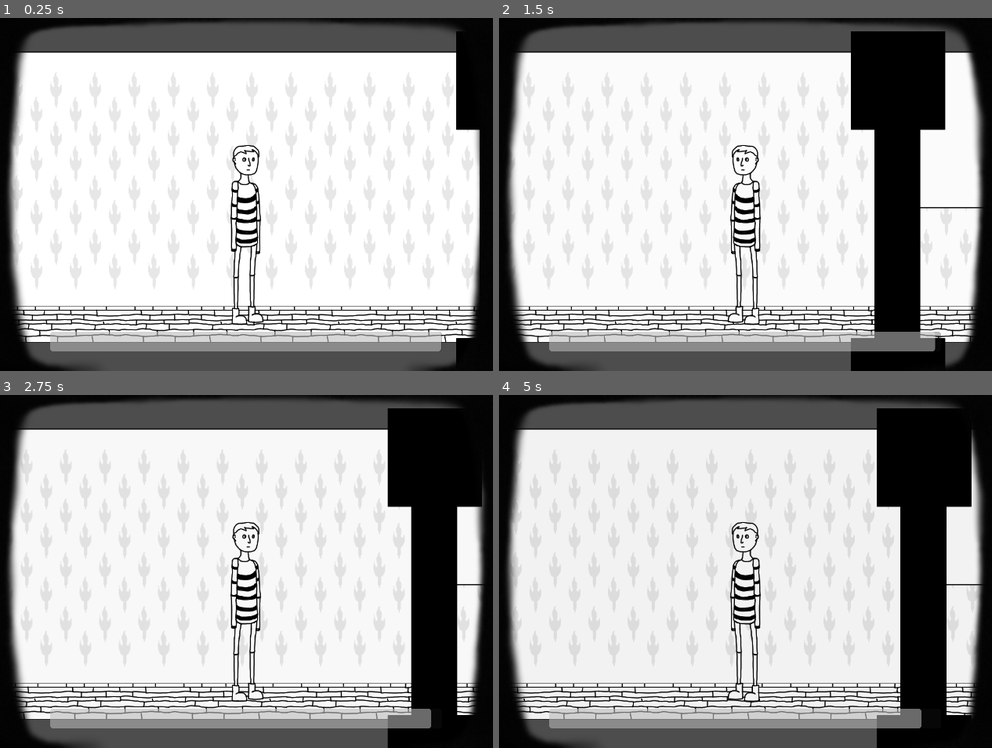
Above: before the commit, frames 1-4 (two rows, left to right).
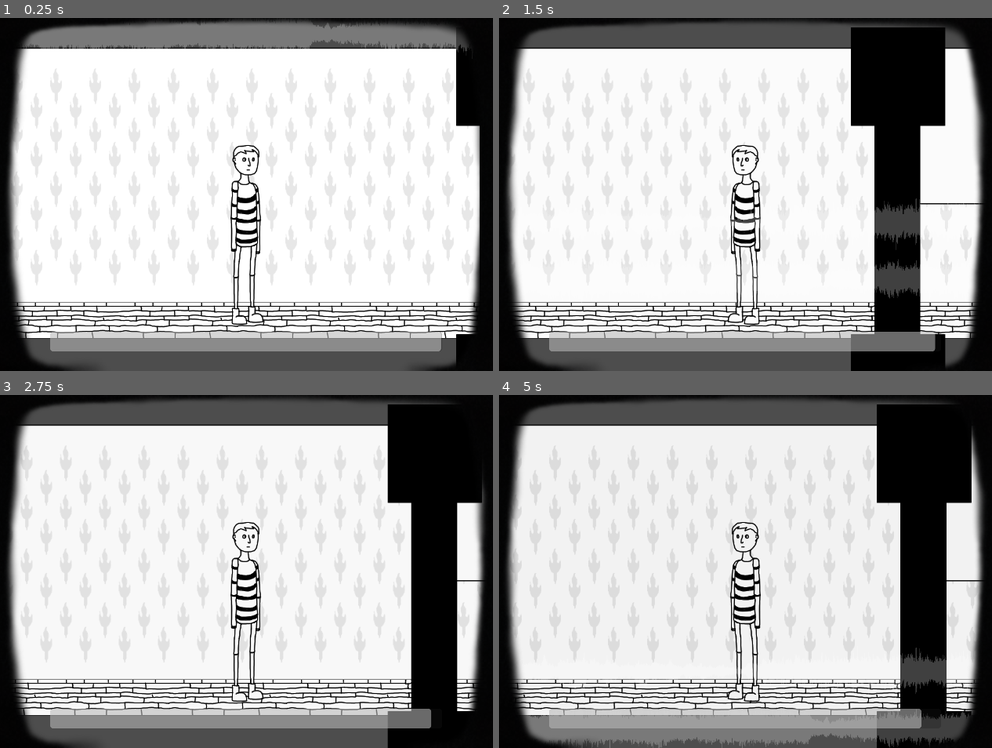
Above: after the commit, the same moments.

Repository: badzianga/booger-aids
Game: Godot game, scene res://scenes/house/house.tscn
Same seed, same stepped clock (60 frames per second), same inputs: the game is played once before the commit and once after it. The engine's default icon, where the game draws it, is replaced by a stand-in: a white triangle on a blue panel in a dark square.
Inputs (mouse positions are in pixels of both pictures, inside the frame that each line leads up to):
- Up to frame 1 (0.25 s): no input
- Up to frame 2 (1.5 s): tap Enter (ui_accept) at 0.5, 0.77 s; move the mouse to (883, 176) at 0.52 s; press the mouse at (883, 176) at 0.53 s; move the mouse to (617, 212) at 1.27 s; release the mouse at (617, 212) at 1.28 s; click (617, 212) at 1.35 s
- Up to frame 3 (2.75 s): tap Enter (ui_accept) at 1.52 s; move the mouse to (310, 493) at 2.02 s; press the mouse at (310, 493) at 2.03 s
- Up to frame 4 (5 s): tap Enter (ui_accept) at 2.75, 3.02, 3.77, 4.52 s; move the mouse to (715, 642) at 2.77 s; release the mouse at (715, 642) at 2.78 s; click (715, 642) at 2.85 s; move the mouse to (932, 624) at 3.52 s; press the mouse at (932, 624) at 3.53 s; move the mouse to (558, 518) at 4.27 s; release the mouse at (558, 518) at 4.28 s; click (558, 518) at 4.35 s

The runs differ from the first frame. In frame 1, 12% of the frame differs, in the area x 3-98%, y 1-92%; in frame 2, 7.9%; in frame 3, 6.1%; in frame 4, 11%.

Commit message:
Extra noise for TV layer

Diff:
--- a/scenes/house/house.tscn
+++ b/scenes/house/house.tscn
@@ -15,7 +15,7 @@
 centered = false
 
 [node name="Player" parent="." instance=ExtResource("1_amm8k")]
-position = Vector2(3432, 392)
+position = Vector2(3432, 400)
 
 [node name="Camera" parent="Player" instance=ExtResource("3_8kjy4")]
 
--- a/singletons/tv_layer.gd
+++ b/singletons/tv_layer.gd
@@ -3,14 +3,18 @@
 @onready var _white := $White
 @onready var _static_noise := $StaticNoise
 @onready var _timer := $Timer
+@onready var funny_noise := $FunnyNoise
 
 signal noise_finished
 
 
 # TODO: temporary for testing purposes
-func _physics_process(_delta: float) -> void:
+func _physics_process(delta: float) -> void:
 	if Input.is_action_just_pressed("ui_accept"):
 		enable_noise(randf_range(0.1, 0.4))
+	funny_noise.position.y += delta * 400
+	if funny_noise.position.y >= 1000:
+		funny_noise.position.y = -250
 
 
 func enable_noise(time: float) -> void:
--- a/singletons/tv_layer.tscn
+++ b/singletons/tv_layer.tscn
@@ -1,8 +1,9 @@
-[gd_scene load_steps=8 format=3 uid="uid://cgntb5myltcbu"]
+[gd_scene load_steps=9 format=3 uid="uid://cgntb5myltcbu"]
 
 [ext_resource type="Texture2D" uid="uid://brkhq1lke4spg" path="res://assets/ui/TV_Screen.png" id="1_4r1y8"]
 [ext_resource type="Script" path="res://singletons/tv_layer.gd" id="1_7lwnr"]
 [ext_resource type="Shader" path="res://shaders/tv_noise.gdshader" id="1_yxcq4"]
+[ext_resource type="Texture2D" uid="uid://ibgn4g6m27xu" path="res://assets/ui/noise.png" id="3_ncl8m"]
 [ext_resource type="AudioStream" uid="uid://uwbuawexxdlv" path="res://assets/sounds/static-noise-194184.mp3" id="4_4g70u"]
 
 [sub_resource type="FastNoiseLite" id="FastNoiseLite_gs8ea"]
@@ -36,6 +37,13 @@
 grow_horizontal = 2
 grow_vertical = 2
 
+[node name="FunnyNoise" type="TextureRect" parent="."]
+modulate = Color(1, 1, 1, 0.25098)
+offset_top = -250.0
+offset_right = 1280.0
+offset_bottom = -1.0
+texture = ExtResource("3_ncl8m")
+
 [node name="Border" type="TextureRect" parent="."]
 offset_right = 40.0
 offset_bottom = 40.0
Binary file added: assets/home/crank.png
Not shown, added: assets/home/crank.png.import
Binary file added: assets/home/tv.png
Not shown, added: assets/home/tv.png.import
Binary file added: assets/ui/noise.png
Not shown, added: assets/ui/noise.png.import
